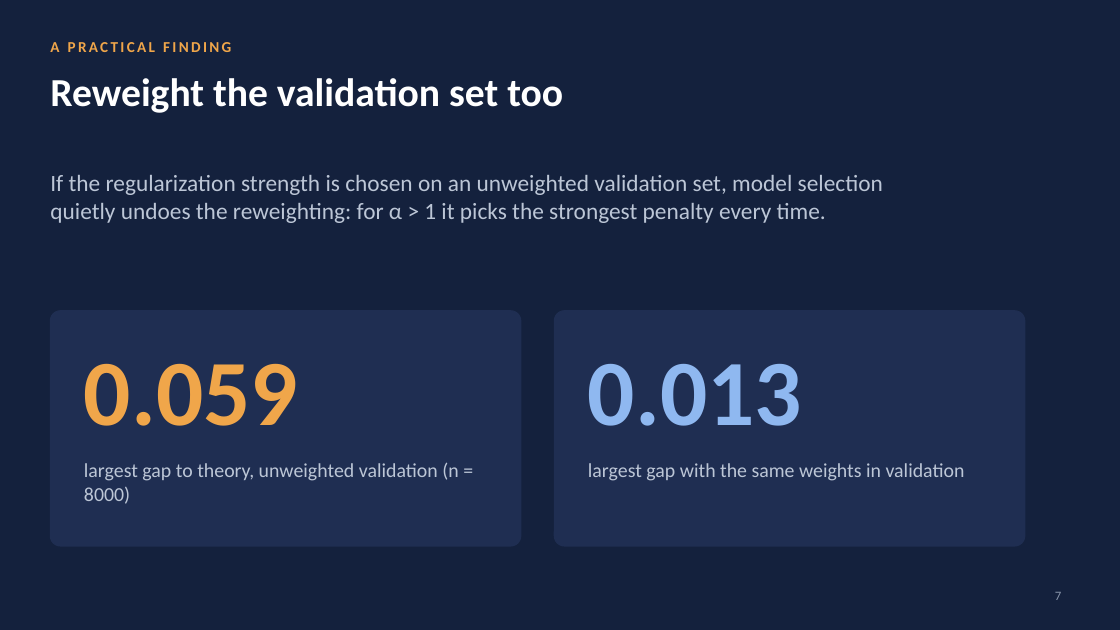
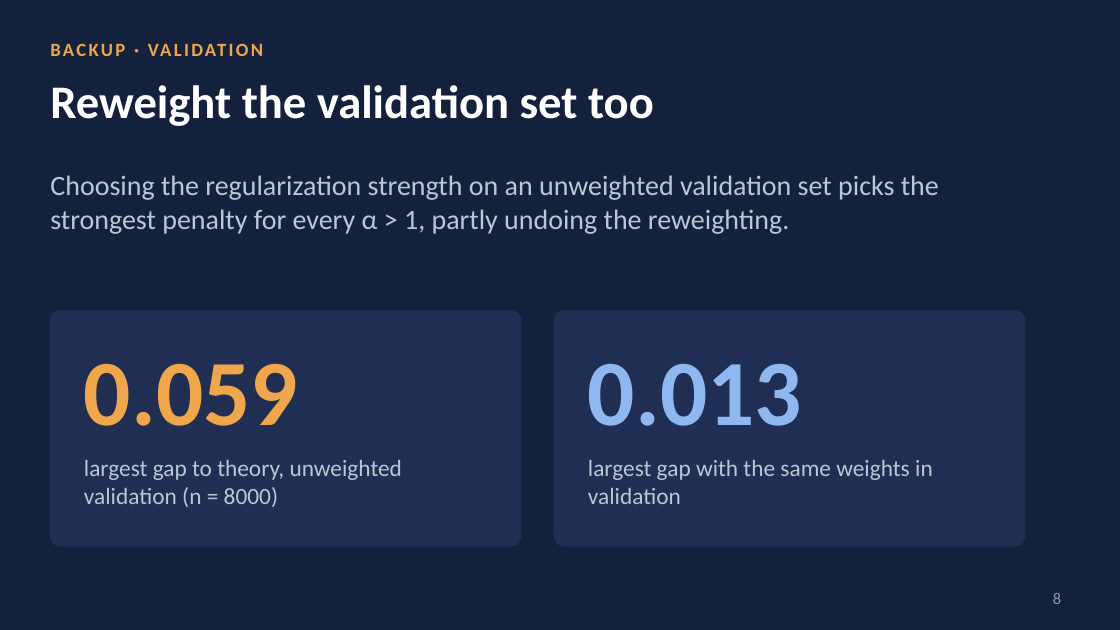
Before and after one commit to Er1cShi/JHU_ML_Course_Final_Project, a slide deck: slide 8 of slides/Shortcut_Learning_Presentation.pptx (slide 7 before the commit). Drawn at 1120x630 pixels with LibreOffice and Linux fonts; fonts in the diff are those of the drawing. Boxes give left, top, right and bottom in pixels: in the first picture for what was removed or moved away, otherwise in the second. Text is boxed around its words. In the diff, an @@ line names an element or a change of style, - is before the commit and + after.

```diff
--- a/slides/Shortcut_Learning_Presentation.pptx
+++ b/slides/Shortcut_Learning_Presentation.pptx
@@ text at <box>50,42,231,52</box>: text changed; size 13 to 16 pt @@
-A PRACTICAL FINDING
+BACKUP · VALIDATION
@@ title "Reweight the validation set too" at <box>50,85,654,126</box>: size 34 to 40 pt @@
@@ text at <box>50,175,939,234</box>: text changed; size 20 to 24 pt @@
-If the regularization strength is chosen on an unweighted validation set, model selection quietly undoes the reweighting: for α > 1 it picks the strongest penalty every time.
+Choosing the regularization strength on an unweighted validation set picks the strongest penalty for every α > 1, partly undoing the reweighting.
@@ text "largest gap to theory, unweighted ..." at <box>84,460,402,507</box>: size 17 to 20 pt @@
@@ text "largest gap with the same ..." at <box>588,460,933,504</box>: size 17 to 20 pt @@
@@ page number at <box>1053,593,1061,604</box>: text changed; size 11 to 14 pt @@
-7
+8
```
Also in this commit, not shown: 8 other slides changed, 2 slides added, 1 slide removed, 2 other files.
